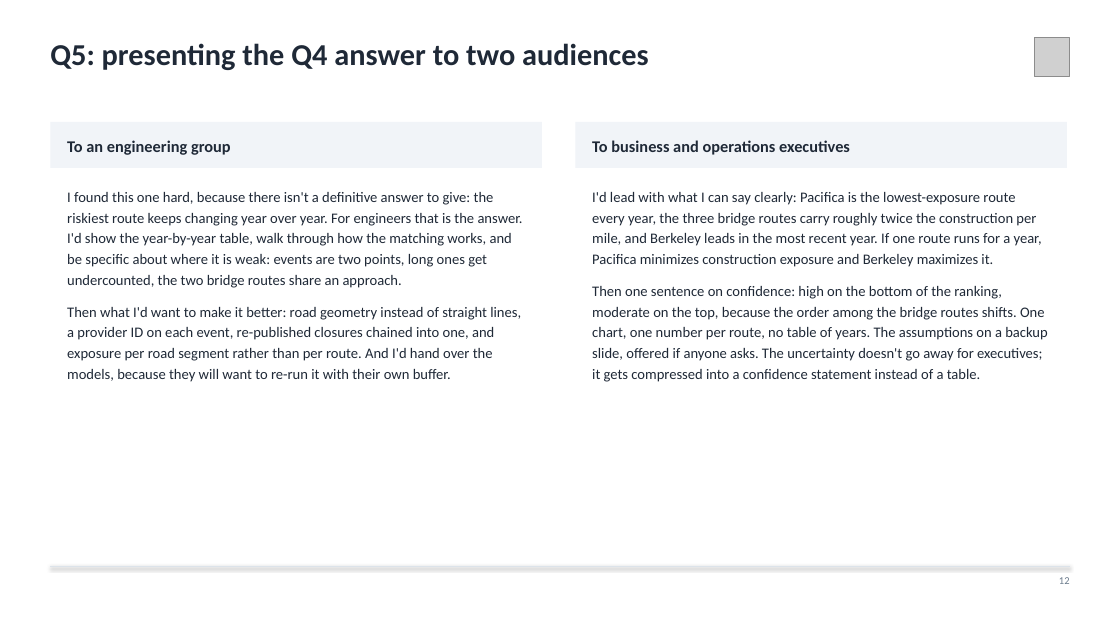
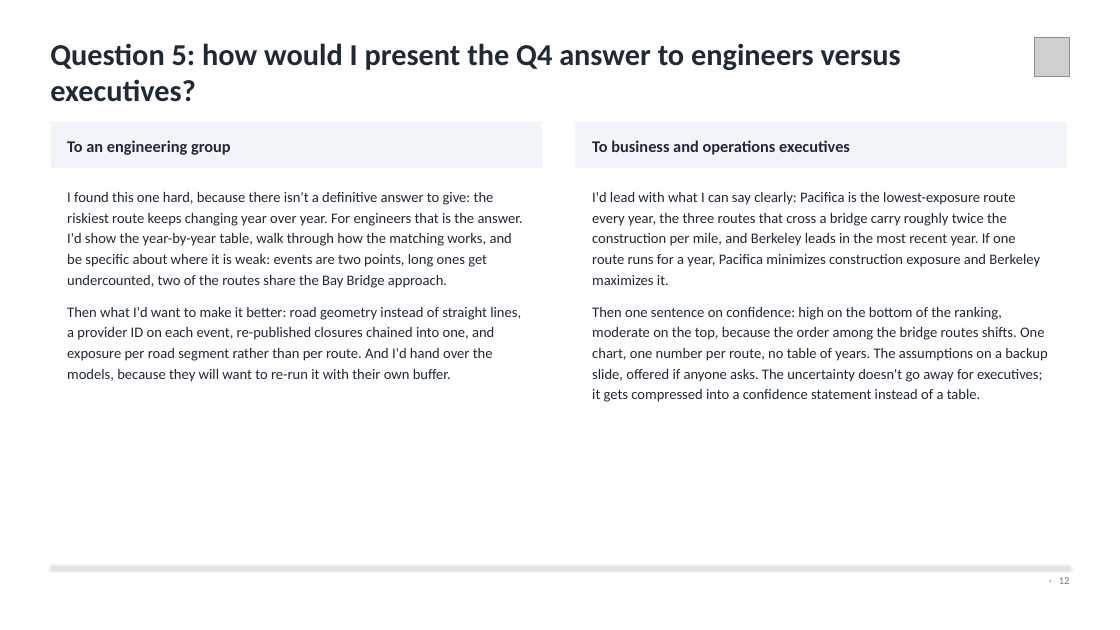
Before and after one commit to agmcdonald24/aurura_case, a slide deck: slide 12 of reports/Aurora_Construction_Take_Home.pptx. Drawn at 1120x630 pixels with LibreOffice and Linux fonts; fonts in the diff are those of the drawing; grey boxes stand for pictures. Boxes give left, top, right and bottom in pixels: in the first picture for what was removed or moved away, otherwise in the second. Text is boxed around its words. In the diff, an @@ line names an element or a change of style, - is before the commit and + after.

```diff
--- a/reports/Aurora_Construction_Take_Home.pptx
+++ b/reports/Aurora_Construction_Take_Home.pptx
@@ text at box(50, 43, 901, 102): text changed @@
-Q5: presenting the Q4 answer to two audiences
+Question 5: how would I present the Q4 answer to engineers versus executives?
@@ text at box(67, 192, 523, 288): text changed @@
-I found this one hard, because there isn't a definitive answer to give: the riskiest route keeps changing year over year. For engineers that is the answer. I'd show the year-by-year table, walk through how the matching works, and be specific about where it is weak: events are two points, long ones get undercounted, the two bridge routes share an approach.
+I found this one hard, because there isn't a definitive answer to give: the riskiest route keeps changing year over year. For engineers that is the answer. I'd show the year-by-year table, walk through how the matching works, and be specific about where it is weak: events are two points, long ones get undercounted, two of the routes share the Bay Bridge approach.
@@ text at box(592, 192, 1040, 285): text changed @@
-I'd lead with what I can say clearly: Pacifica is the lowest-exposure route every year, the three bridge routes carry roughly twice the construction per mile, and Berkeley leads in the most recent year. If one route runs for a year, Pacifica minimizes construction exposure and Berkeley maximizes it.
+I'd lead with what I can say clearly: Pacifica is the lowest-exposure route every year, the three routes that cross a bridge carry roughly twice the construction per mile, and Berkeley leads in the most recent year. If one route runs for a year, Pacifica minimizes construction exposure and Berkeley maximizes it.
```
Also in this commit, not shown: 13 other slides changed, 5 other files.
